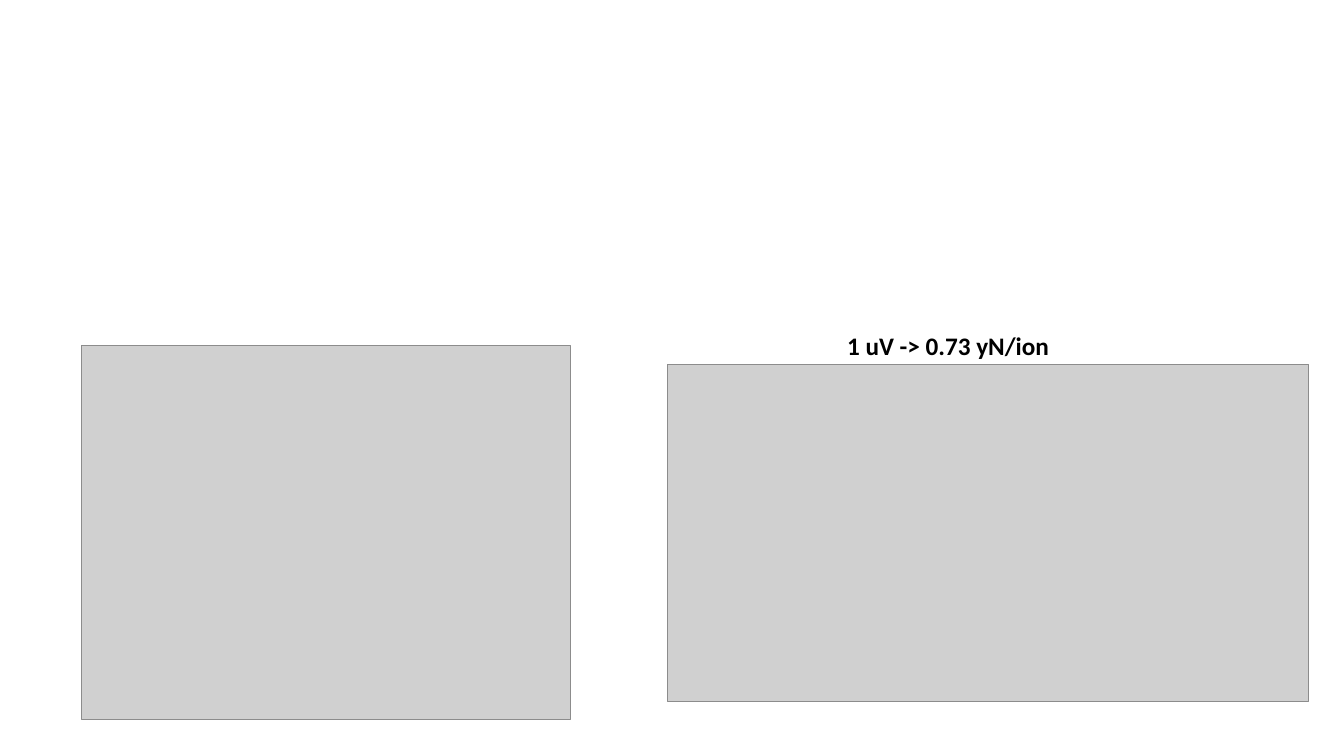
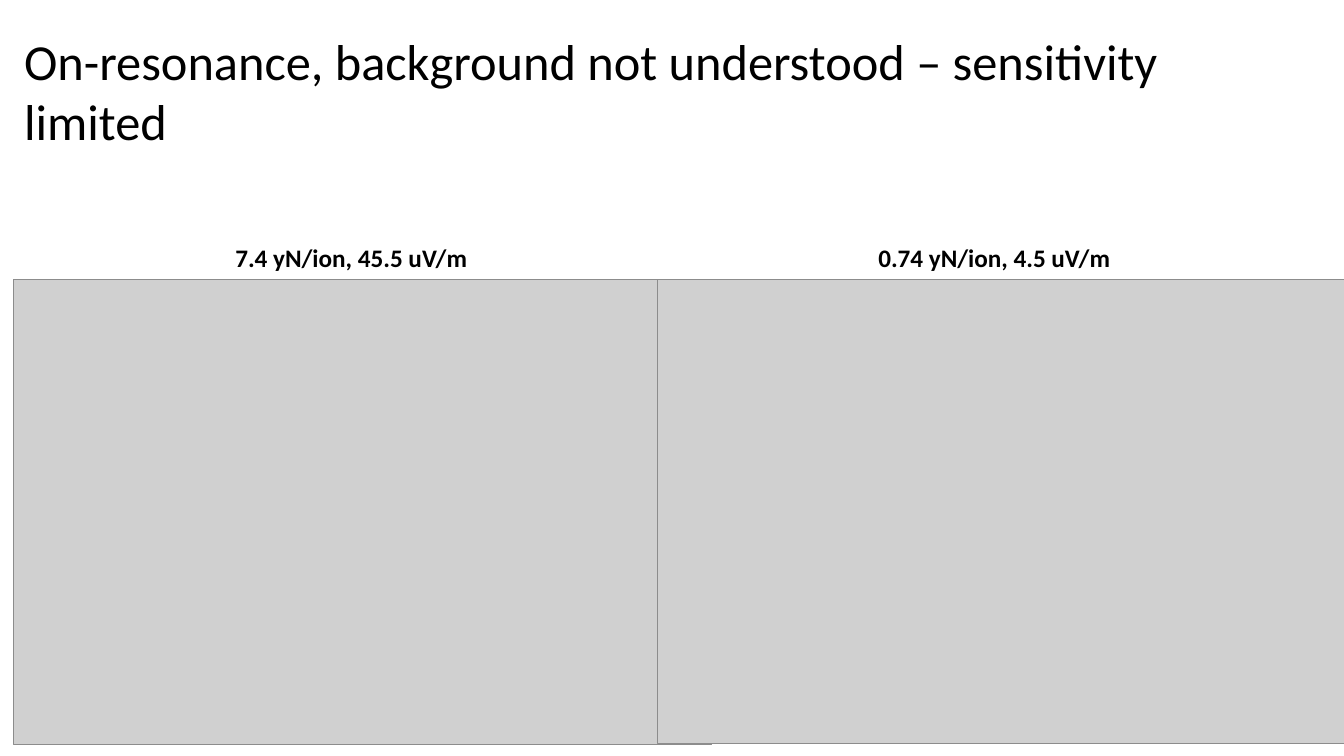
Before and after one commit to kgilmo/amplitude_sensing_paper, a slide deck: slide 9 of amplitude_sensing_penning.pptx (slide 8 before the commit). Drawn at 1344x756 pixels with LibreOffice and Linux fonts; fonts in the diff are those of the drawing; grey boxes stand for pictures. Boxes give left, top, right and bottom in pixels: in the first picture for what was removed or moved away, otherwise in the second. Text is boxed around its words. In the diff, an @@ line names an element or a change of style, - is before the commit and + after.

```diff
--- a/amplitude_sensing_penning.pptx
+++ b/amplitude_sensing_penning.pptx
@@ text added at box(24, 45, 1157, 141), 36 pt, text #000000 @@
+On-resonance, background not understood – sensitivity limited
@@ text added at box(235, 249, 467, 271), 18 pt, text #000000, bold @@
+7.4 yN/ion, 45.5 uV/m
@@ text at box(878, 249, 1110, 271): text changed @@
-1 uV -> 0.73 yN/ion
+0.74 yN/ion, 4.5 uV/m
@@ picture: place and size @@
-picture at box(82, 346, 570, 720)
+picture at box(14, 279, 713, 745)
@@ picture: place and size @@
-picture at box(667, 364, 1310, 702)
+picture at box(657, 279, 1344, 744)
```
Also in this commit, not shown: 1 other slide changed, 7 slides added, 5 slides removed, 19 other files.
